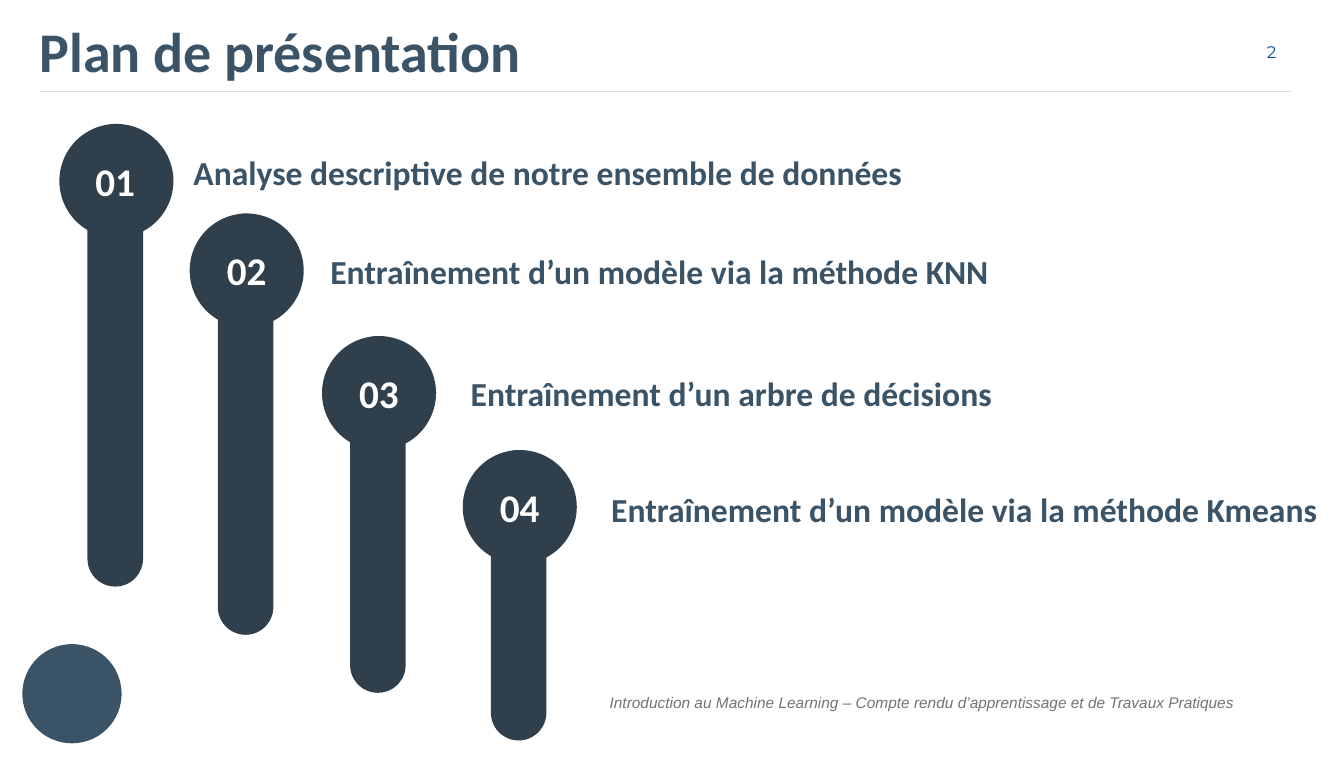
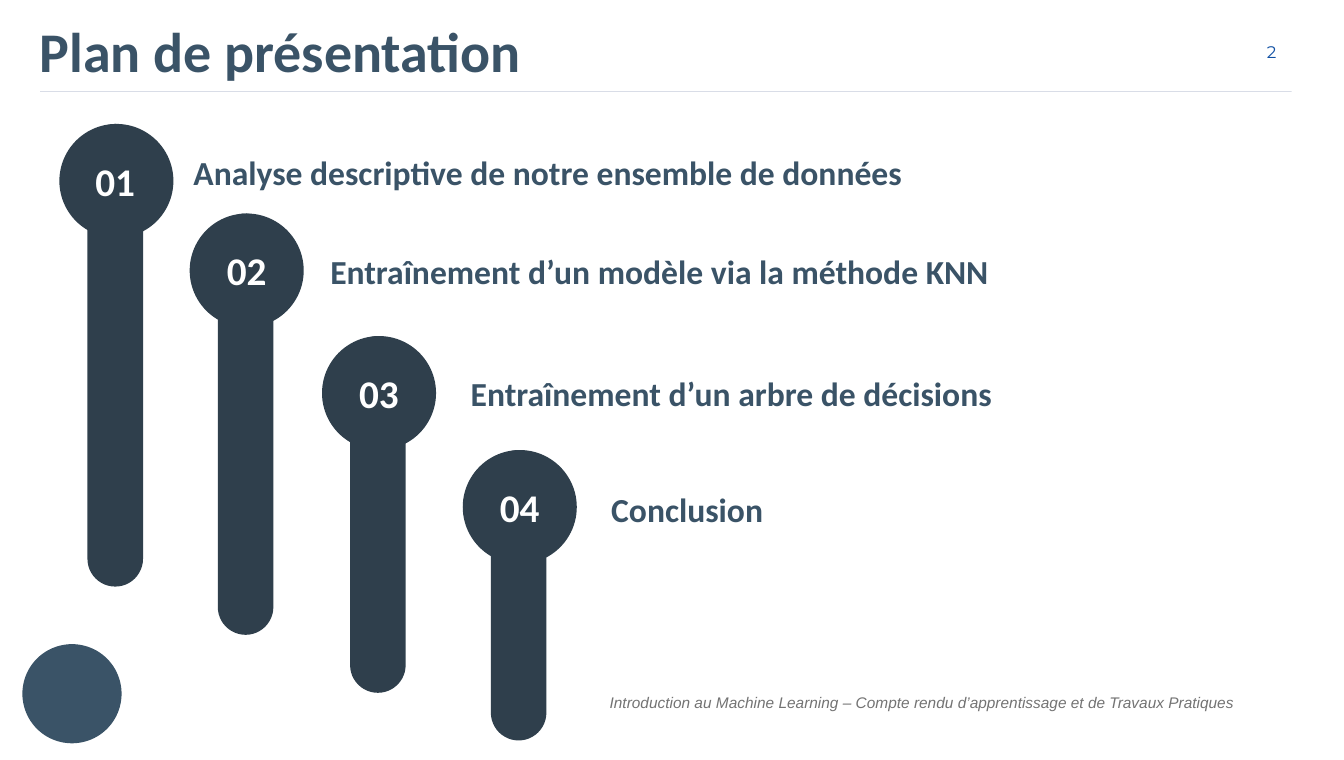
Before and after one commit to will-afs/IML, a slide deck: slide 3 of doc/Rapport.pptx. Drawn at 1344x760 pixels with LibreOffice and Linux fonts; fonts in the diff are those of the drawing; background and template pictures are left out. Boxes give left, top, right and bottom in pixels: in the first picture for what was removed or moved away, otherwise in the second. Text is boxed around its words. In the diff, an @@ line names an element or a change of style, - is before the commit and + after.

```diff
--- a/doc/Rapport.pptx
+++ b/doc/Rapport.pptx
@@ text at (611,498,763,523): text changed @@
-Entraînement d’un modèle via la méthode Kmeans
+Conclusion
```
Also in this commit, not shown: 11 other slides changed, 7 slides added, 6 slides removed, 26 other files.
